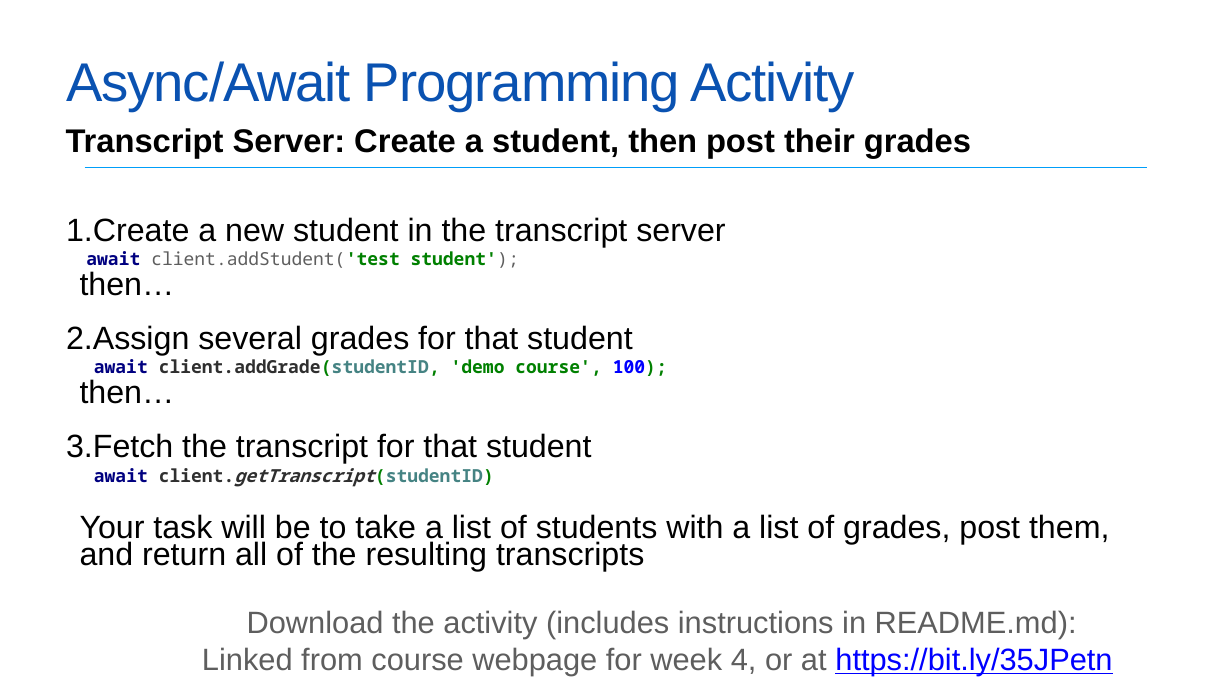
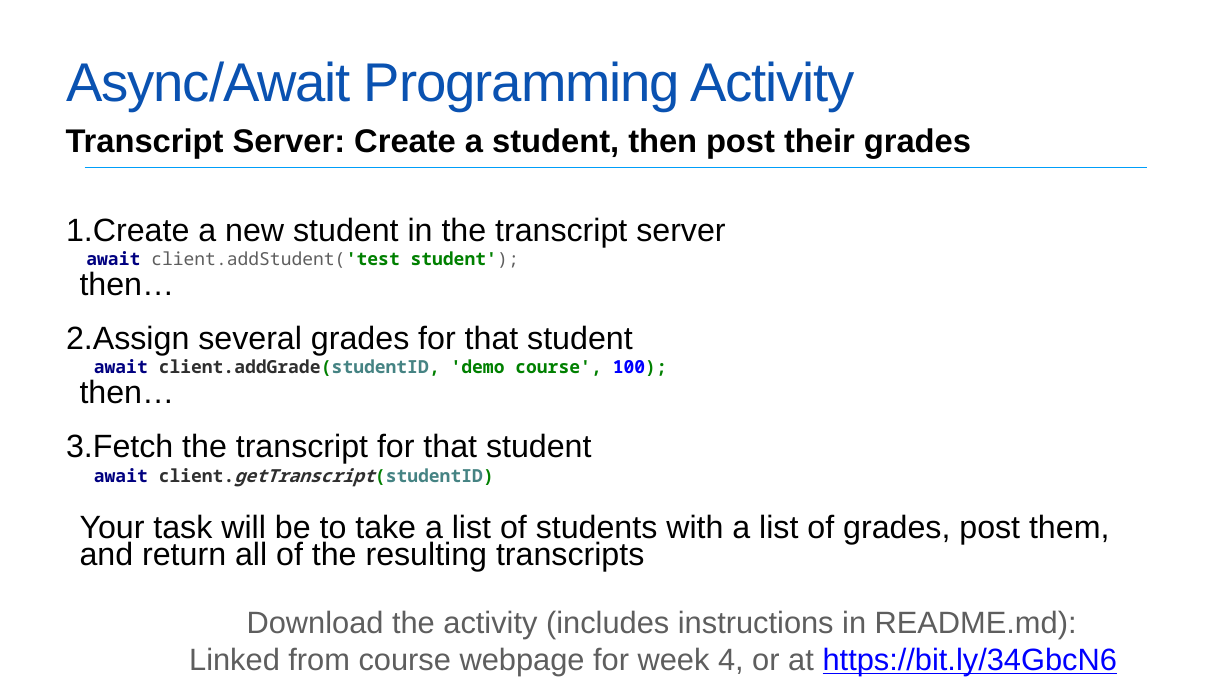
Before and after one commit to neu-se/CS4530-Spring-2022, a slide deck: slide 20 of Slides/Lesson 4.2 Asynchronous Programming.pptx. Drawn at 1232x693 pixels with LibreOffice and Linux fonts; fonts in the diff are those of the drawing. Boxes give left, top, right and bottom in pixels: in the first picture for what was removed or moved away, otherwise in the second. Text is boxed around its words. In the diff, an @@ line names an element or a change of style, - is before the commit and + after.

Commit message:
Add PDFs for week4, nits

```diff
--- a/Slides/Lesson 4.2 Asynchronous Programming.pptx
+++ b/Slides/Lesson 4.2 Asynchronous Programming.pptx
@@ text at [189,610,1117,675]: text changed @@
-Download the activity (includes instructions in README.md):
-Linked from course webpage for week 4, or at https://bit.ly/35JPetn
+Download the activity (includes instructions in README.md):
+Linked from course webpage for week 4, or at https://bit.ly/34GbcN6
```
Also in this commit, not shown: 5 other files.
